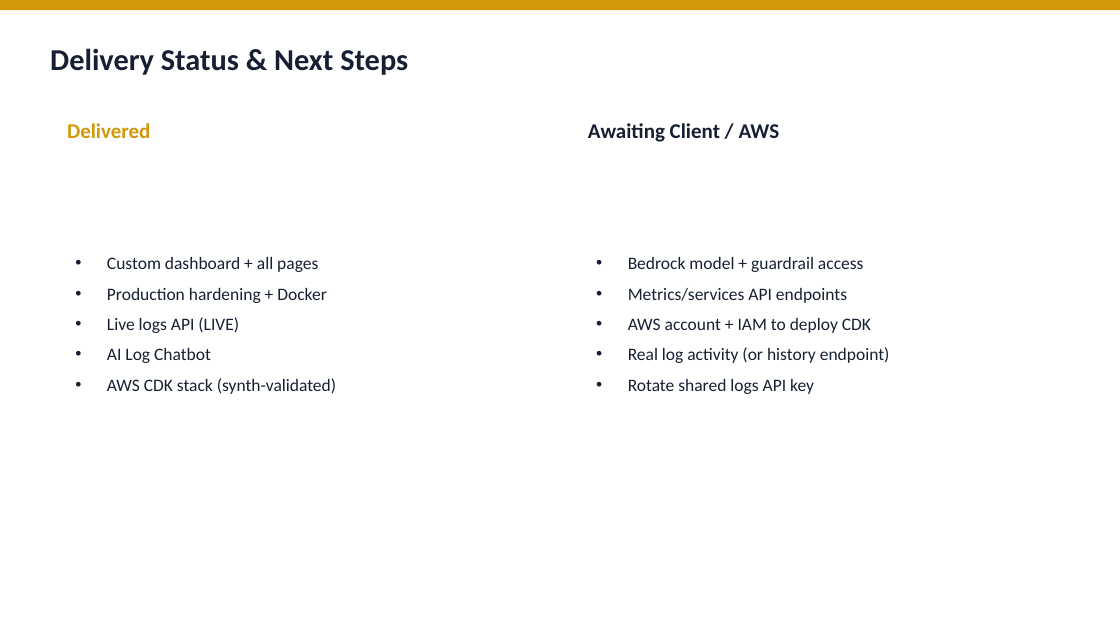
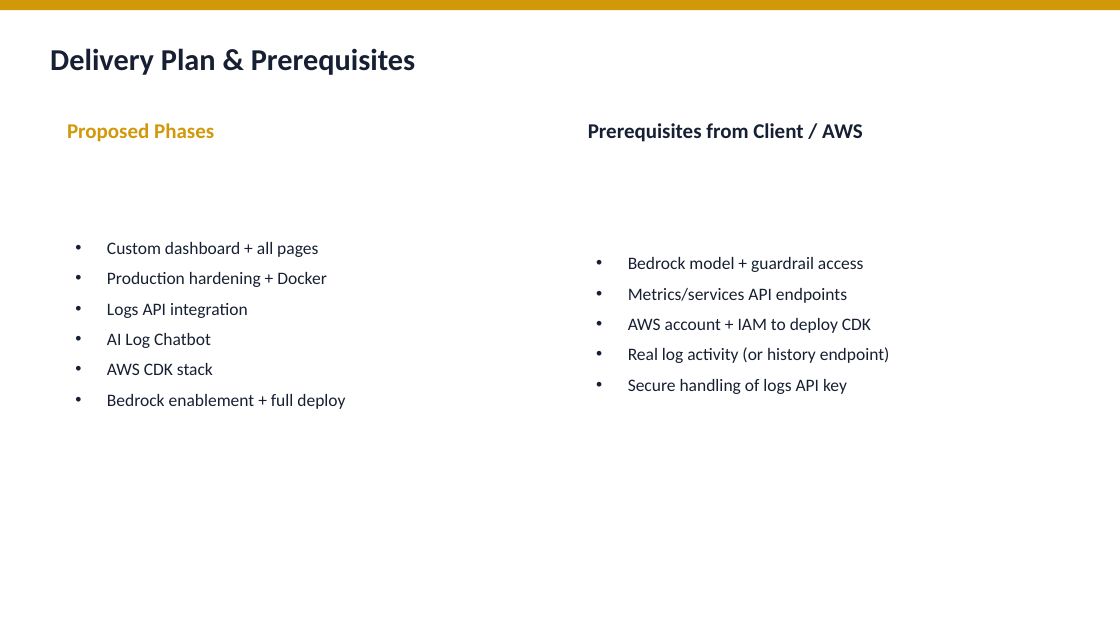
Before and after one commit to Vigneshkannanvk18/Urbani-DPI, a slide deck: slide 5 of OUTPUT/Urbani_AWS_Architecture_v3.pptx. Drawn at 1120x630 pixels with LibreOffice and Linux fonts; fonts in the diff are those of the drawing. Boxes give left, top, right and bottom in pixels: in the first picture for what was removed or moved away, otherwise in the second. Text is boxed around its words. In the diff, an @@ line names an element or a change of style, - is before the commit and + after.

```diff
--- a/OUTPUT/Urbani_AWS_Architecture_v3.pptx
+++ b/OUTPUT/Urbani_AWS_Architecture_v3.pptx
@@ text at [50,48,416,75]: text changed @@
-Delivery Status & Next Steps
+Delivery Plan & Prerequisites
@@ text at [67,123,214,142]: text changed @@
-Delivered
+Proposed Phases
@@ text at [588,123,863,142]: text changed @@
-Awaiting Client / AWS
+Prerequisites from Client / AWS
@@ text at [107,303,248,318]: text changed @@
-• Live logs API (LIVE)
+• Logs API integration
@@ text at [107,363,345,409]: text changed @@
-• AWS CDK stack (synth-validated)
+• AWS CDK stack
+• Bedrock enablement + full deploy
@@ text at [628,379,847,394]: text changed @@
-• Rotate shared logs API key
+• Secure handling of logs API key
```
Also in this commit, not shown: 2 other slides changed, 18 other files.
